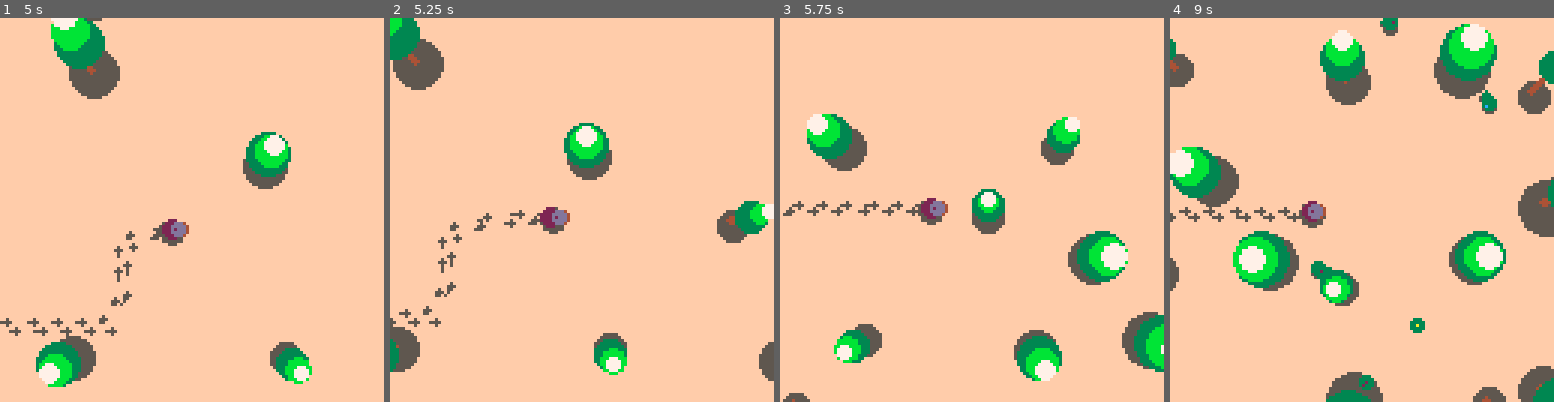
Above: before the commit, frames 1-4 (left to right).
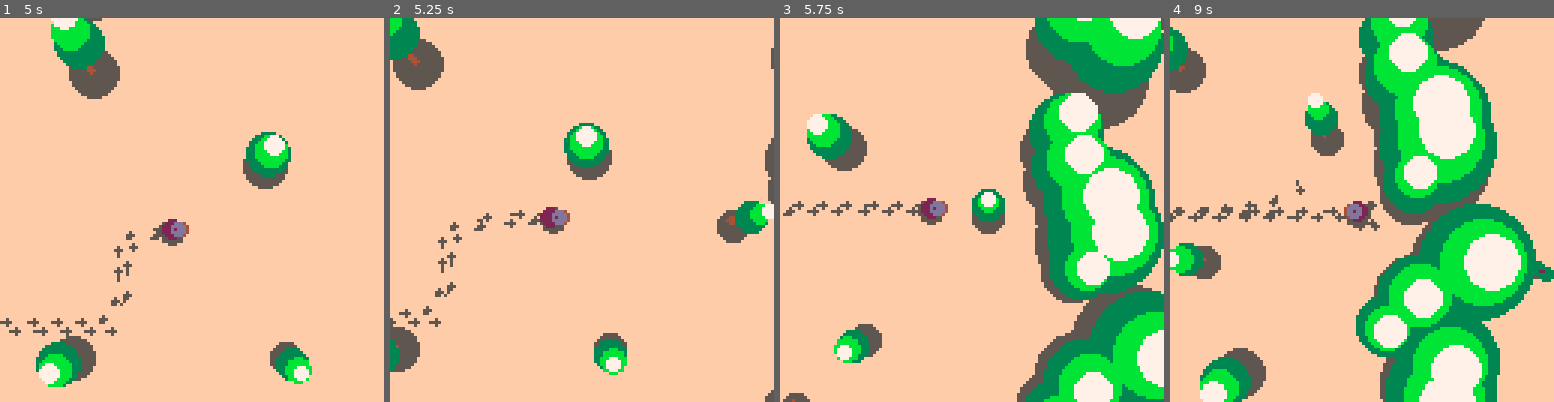
Above: after the commit, the same moments.

Repository: seleb/DuckDuckOnTheLoose
Game: PICO-8 cartridge forest.p8
Same seed, same stepped clock (60 frames per second), same inputs: the game is played once before the commit and once after it.
Inputs:
- Up to frame 1 (5 s): hold Right 2.33-3.33 s; hold Right 3.38-4.22 s; hold Up 4.27-4.67 s; hold Right from 4.72 s (still down)
- Up to frame 2 (5.25 s): keep holding Right
- Up to frame 3 (5.75 s): release Right at 5.72 s
- Up to frame 4 (9 s): hold Down 5.77-6.1 s; hold Left 6.15-6.98 s; hold Right 7.03-8.03 s; hold Right 8.08-8.92 s; hold Up from 8.97 s (still down)

Frame 1 is identical in both runs. In frame 2, 0.7% of the frame differs, in the area x 96-100%, y 7-100%; in frame 3, 30%; in frame 4, 49%, in the area x 0-100%, y 0-100%.

Commit message:
better collision + rough boundaries

Diff:
--- a/forest.p8
+++ b/forest.p8
@@ -67,7 +67,7 @@
  cells.h=64
  cells.fill_x=flr(128/cells.w+0.5)
  cells.fill_y=flr(128/cells.h+0.5)
-
+ cells.bounds={4,4}
 
  trees={}
  trees.height_range={10,25}
@@ -212,12 +212,76 @@
  local c={}
  cells.a[a][b]=c
 
- srand(a+b+cells.current[1]+cells.current[2])
+ local x=a+cells.current[1]
+ local y=b+cells.current[2]
+
+ srand(x+y)
 
  c.trees={}
 
  c.trees.a={}
  c.trees.freq=rnd()
+
+
+
+ if
+  abs(x) > cells.bounds[1] or
+  abs(y) > cells.bounds[2] then
+  -- blank space
+ elseif abs(x)==cells.bounds[1] and abs(y)==cells.bounds[2] then
+  -- corners
+  local t={}
+   t.height=range(trees.height_range)
+   t.girth=max(cells.w,cells.h)/2
+   t.p={
+    cells.w/2,
+    cells.h/2
+   }
+
+   t.leaves={}
+   add(c.trees.a,t)
+ elseif abs(y) == cells.bounds[2] then
+  -- up/down walls
+  for x=trees.girth_range[1]*2,cells.w-trees.girth_range[1]*2,trees.girth_range[1]*2 do
+   local t={}
+   t.height=range(trees.height_range)
+   t.girth=range(v_mul(trees.girth_range,2))
+   t.p={
+    x,
+    0
+   }
+   if sgn(y)==1 then
+    t.p[2]+=t.girth+rnd(t.girth)
+   else
+    t.p[2]+=cells.h-t.girth-rnd(t.girth)
+   end
+
+   t.leaves={}
+   add(c.trees.a,t)
+  end
+
+ elseif abs(x) == cells.bounds[1] then
+  -- left/right walls
+  for y=trees.girth_range[1]*2,cells.h-trees.girth_range[1]*2,trees.girth_range[1]*2 do
+   local t={}
+   t.height=range(trees.height_range)
+   t.girth=range(v_mul(trees.girth_range,2))
+   t.p={
+    0,
+    y
+   }
+   if sgn(x)==1 then
+    t.p[1]+=t.girth+rnd(t.girth)
+   else
+    t.p[1]+=cells.w-t.girth-rnd(t.girth)
+   end
+
+   t.leaves={}
+   add(c.trees.a,t)
+  end
+
+ else
+ -- normal trees
  for x=0,cells.w-trees.gap,trees.gap do
  for y=0,cells.h-trees.gap,trees.gap do
   if rnd() < c.trees.freq then
@@ -239,9 +303,12 @@
 
  end
  end
+
+ end
 end
 
 function _update()
+
  local v_dif={0,0}
  if btn(0) then v_dif[1] -= p.speed[1] end
  if btn(1) then v_dif[1] += p.speed[1] end
@@ -299,6 +366,8 @@
  update_clouds()
  update_bushes()
 
+ update_collision()
+
 
  -- footprints
  local fa=p.a
@@ -332,7 +401,37 @@
 end
 
 
+function update_collision()
+ -- blobs
+ for b in all(blobs) do
+  local d=v_sub(p.p,b.p)
+  local l=v_len(d)
+  if l < b.r then
+   b.hit=true
+   p.v=v_add(p.v,v_mul(d,0.25))
+  else
+   b.hit=false
+  end
+ end
+
+ -- boundaries
+ local x=p.p[1]/cells.w
+ local y=p.p[2]/cells.h
+ if x > cells.bounds[1] then
+  p.v[1] -= (x-cells.bounds[1])*10
+ elseif x < -cells.bounds[1]+1 then
+  p.v[1] -= (x+cells.bounds[1]-1)*10
+ end
+
+ if y > cells.bounds[2] then
+  p.v[2] -= (y-cells.bounds[2])*10
+ elseif y < -cells.bounds[2]+1 then
+  p.v[2] -= (y+cells.bounds[2]-1)*10
+ end
+end
+
 function update_trees()
+ blobs={}
 
  for x=0,cells.fill_x do
  for y=0,cells.fill_y do
@@ -354,11 +453,12 @@
   t.leaves[2]=v_lerp(t.p,t.s,0.75)
   t.leaves[3]=t.s
 
-  local d=v_sub(p.p,v_add({(cells.current[1]+x)*cells.w,(cells.current[2]+y)*cells.h},t.p))
-  local l=v_len(d)
-  if l < t.girth then
-   p.v=v_add(p.v,v_mul(d,0.25))
-  end
+
+  local blob={}
+  blob.hit = false
+  blob.p = v_add({(cells.current[1]+x)*cells.w,(cells.current[2]+y)*cells.h},t.p)
+  blob.r = t.girth
+  add(blobs,blob)
  end
 
  end
